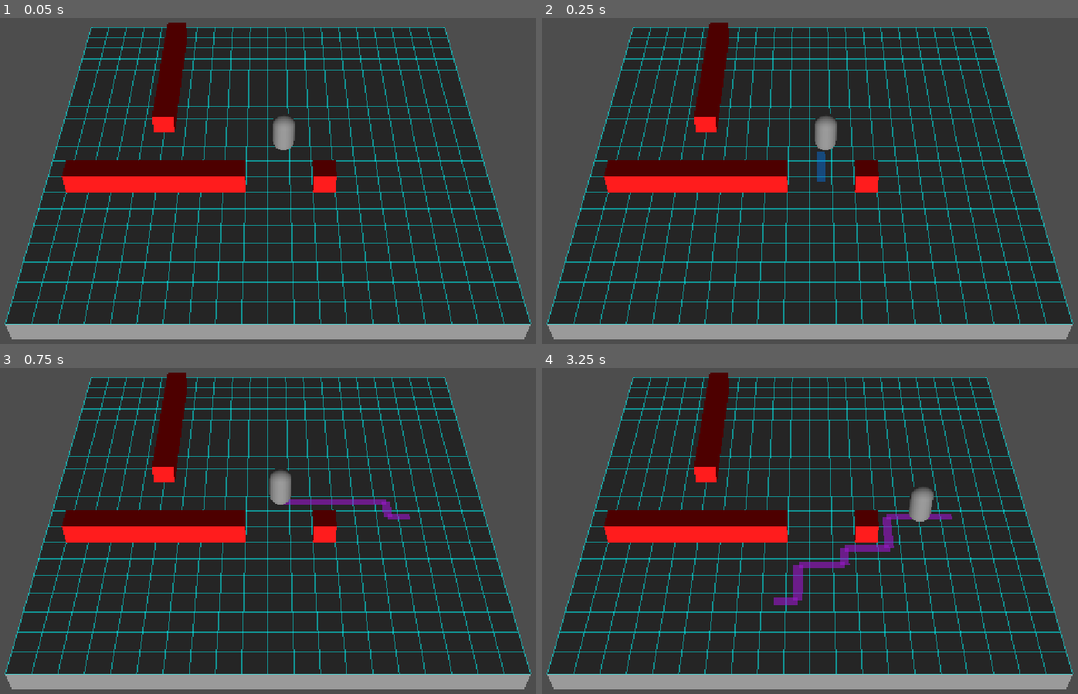
Above: before the commit, frames 1-4 (two rows, left to right).
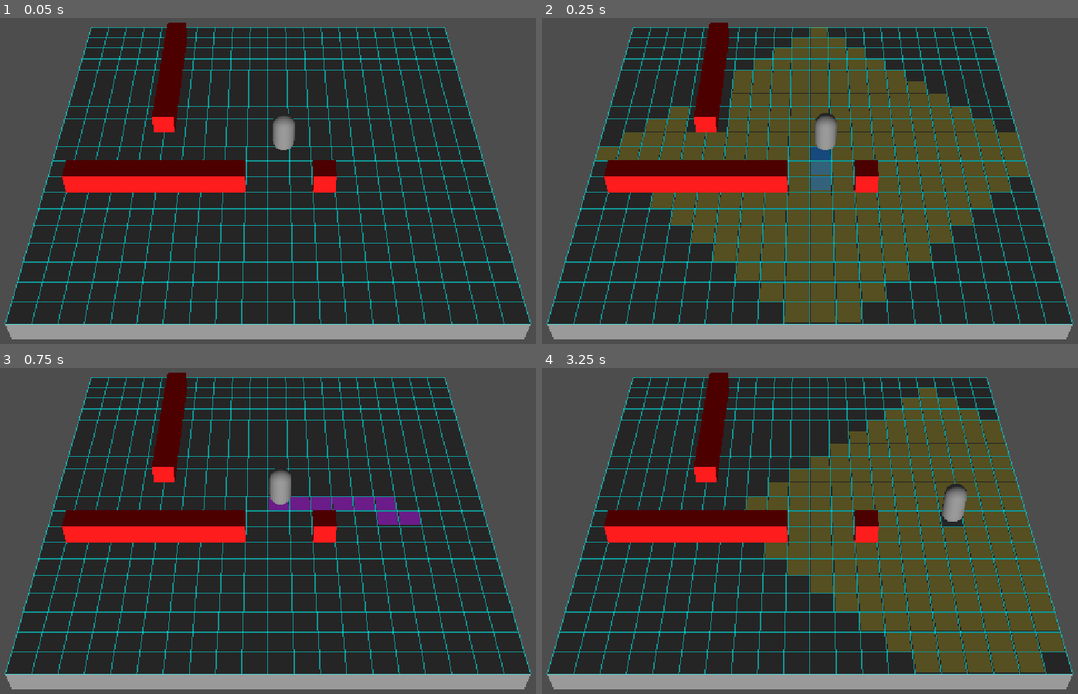
Above: after the commit, the same moments.

Repository: Melo9002/project-fuse-fire-proto-1
Game: Godot game, scene res://levels/prototype_map/prototype_map.tscn
Two runs of this game, one before a commit and one after it. Both use one fixed random seed, a clock stepped at 60 frames per second and the inputs below. The project has no main scene, so this scene is started directly.
Inputs (mouse positions are in pixels of both pictures, inside the frame that each line leads up to):
- Up to frame 1 (0.05 s): no input
- Up to frame 2 (0.25 s): no input
- Up to frame 3 (0.75 s): tap Enter at 0.5 s; move the mouse to (402, 514) at 0.52 s; click (402, 514) at 0.67 s
- Up to frame 4 (3.25 s): move the mouse to (686, 547) at 1.27 s; click (686, 547) at 1.42 s; move the mouse to (874, 456) at 2.02 s; click (874, 456) at 2.17 s; tap Space at 2.75 s; move the mouse to (777, 599) at 2.77 s; click (777, 599) at 2.92 s

Frame 1 is identical in both runs. In frame 2, 31% of the frame differs, in the area x 9-91%, y 2-94%; in frame 3, 0.8%; in frame 4, 27%.

Commit message:
Fix tactical grid, movement bugs and documentation

Diff:
--- a/entities/tactical_unit/tactical_unit.gd
+++ b/entities/tactical_unit/tactical_unit.gd
@@ -6,7 +6,7 @@
 signal movement_finished
 
 @export var movement_speed: float = 5.0
-@export var move_range: int = 20
+@export var move_range: int = 10
 
 var current_path: PackedVector3Array = PackedVector3Array()
 var current_waypoint_idx: int = 0
--- a/levels/prototype_map/battle_controller.gd
+++ b/levels/prototype_map/battle_controller.gd
@@ -7,6 +7,7 @@
 @export var grid_cursor: GridCursor
 @export var path_visualizer: PathVisualizer
 @export var map_floor: CSGBox3D
+@export var grid_manager: GridManager
 
 var pathfinder := Pathfinder.new()
 var current_movement_zone: Array[Vector3i] = []
@@ -37,27 +38,35 @@
 
 	print("3D A* Pathfinding graph fully populated on the floor surface!")
 
-	# --- 2. PHYSICS RAYCAST SCANNER ---
+	# --- 2. PHYSICS VOLUME SCANNER (Godot 4 Shape Query) ---
 	await get_tree().create_timer(0.05).timeout
 	var space_state = get_world_3d().direct_space_state
+
+	# Create a box shape slightly smaller than cell_size to prevent false positives on adjacent grid walls
+	var cell_box := BoxShape3D.new()
+	cell_box.size = Vector3(cell_size * 0.9, 2.0, cell_size * 0.9)
+
+	var query := PhysicsShapeQueryParameters3D.new()
+	query.shape = cell_box
+	query.collide_with_bodies = true
+	query.collide_with_areas = false
+
+	if tactical_unit.has_method("get_rid"):
+		query.exclude = [tactical_unit.get_rid()]
 
 	for grid_pos in pathfinder.grid_to_id_map.keys():
 		var node_id = pathfinder.grid_to_id_map[grid_pos]
 		var world_pos = pathfinder.astar.get_point_position(node_id)
 
-		var ray_start = world_pos + Vector3(0, 10.0, 0)
-		var ray_end = world_pos + Vector3(0, 0.1, 0)
-		var query = PhysicsRayQueryParameters3D.create(ray_start, ray_end)
-		query.hit_from_inside = true
+		# Center the 3D query box over the tile volume
+		query.transform = Transform3D(Basis(), world_pos + Vector3(0, 1.0, 0))
 
-		if tactical_unit.has_method("get_rid"):
-			query.exclude = [tactical_unit.get_rid()]
-
-		var result = space_state.intersect_ray(query)
-		if result:
+		# Query up to 1 collision hit within the tile box
+		var hits = space_state.intersect_shape(query, 1)
+		if not hits.is_empty():
 			pathfinder.disable_cell(grid_pos)
 
-	print("Level physics scan complete! Graph routing paths perfectly updated.")
+	print("Level volume scan complete! Grid routing paths updated.")
 
 	# --- 3. INITIALIZE THE TURN STATE ---
 	update_unit_movement_zone()
--- a/levels/prototype_map/grid_cursor.gd
+++ b/levels/prototype_map/grid_cursor.gd
@@ -1,31 +1,21 @@
 extends Decal
 class_name GridCursor
 
-@export var cell_size: float = 1.0
-@export var highlight_color: Color = Color(1.0, 0.0, 0.0, 0.4) # Semi-transparent Red
+@export var grid_manager: GridManager
+@export var highlight_color: Color = Color(1.0, 0.0, 0.0, 0.4)
 
 func _ready() -> void:
-	# --- RUNTIME TEXTURE GENERATION ---
-	# We create a 16x16 pixel flat texture entirely in RAM so we don't need image files
 	var image := Image.create(16, 16, false, Image.FORMAT_RGBA8)
 	image.fill(highlight_color)
+	self.texture_albedo = ImageTexture.create_from_image(image)
 
-	var texture := ImageTexture.create_from_image(image)
+	var c_size = grid_manager.cell_size if grid_manager else 1.0
+	self.size = Vector3(c_size, 2.0, c_size)
 
-	# Apply this procedural color texture to the Decal projector slot
-	self.texture_albedo = texture
+func update_hover_position(raw_position: Vector3) -> void:
+	if not grid_manager:
+		return
 
-	# Match the physical bounds of the projector box to our exact grid cell scale
-	# Decal size takes a Vector3: (Width, Height/Depth of projection box, Length)
-	self.size = Vector3(cell_size, 2.0, cell_size)
-
-# This function takes the raw mouse hover position and snaps the cursor to that cell center
-func update_hover_position(raw_position: Vector3) -> void:
-	var half_cell = cell_size / 2.0
-
-	var snapped_x = floor(raw_position.x / cell_size) * cell_size + half_cell
-	var snapped_z = floor(raw_position.z / cell_size) * cell_size + half_cell
-
-	# Decals project downwards, so we place it slightly above the floor (Y: 1.0)
-	# This ensures the light completely envelopes the floor plane without clipping
-	global_position = Vector3(snapped_x, 0.1, snapped_z)
+	var center = grid_manager.get_tile_center(raw_position)
+	# Position Decal box center slightly above tile top so it projects cleanly
+	global_position = Vector3(center.x, center.y + 0.5, center.z)
--- /dev/null
+++ b/levels/prototype_map/grid_manager.gd
@@ -0,0 +1,32 @@
+extends Node
+class_name GridManager
+
+@export var cell_size: float = 1.0
+@export var map_floor: CSGBox3D
+
+## Converts discrete grid coordinates to world-center 3D positions.
+func grid_to_world(grid_pos: Vector3i) -> Vector3:
+	if not map_floor:
+		return Vector3.ZERO
+	var half_width = map_floor.size.x / 2.0
+	var half_depth = map_floor.size.z / 2.0
+	var half_cell = cell_size / 2.0
+	var floor_top_y = map_floor.global_position.y + (map_floor.size.y / 2.0)
+
+	var world_x = (float(grid_pos.x) * cell_size) - half_width + half_cell
+	var world_z = (float(grid_pos.z) * cell_size) - half_depth + half_cell
+	return Vector3(world_x, floor_top_y, world_z)
+
+## Converts raw 3D world coordinates into discrete integer grid indices.
+func world_to_grid(pos: Vector3) -> Vector3i:
+	if not map_floor:
+		return Vector3i.ZERO
+	var half_width = map_floor.size.x / 2.0
+	var half_depth = map_floor.size.z / 2.0
+	var x = floori((pos.x + half_width) / cell_size)
+	var z = floori((pos.z + half_depth) / cell_size)
+	return Vector3i(x, 0, z)
+
+## Gets the exact tile center in world space for any raw world coordinate.
+func get_tile_center(world_pos: Vector3) -> Vector3:
+	return grid_to_world(world_to_grid(world_pos))
--- a/levels/prototype_map/path_visualizer.gd
+++ b/levels/prototype_map/path_visualizer.gd
@@ -1,13 +1,13 @@
 extends Node3D
 class_name PathVisualizer
 
-@export var cell_size: float = 1.0
+@export var grid_manager: GridManager
+@export_range(0.0, 0.3, 0.01) var tile_padding: float = 0.08
 
 var range_mesh_instance: MeshInstance3D
 var path_mesh_instance: MeshInstance3D
 
 func _ready() -> void:
-	# Initialize our display layers
 	range_mesh_instance = MeshInstance3D.new()
 	add_child(range_mesh_instance)
 
@@ -15,63 +15,55 @@
 	add_child(path_mesh_instance)
 
 func draw_range_zone(grid_positions: Array[Vector3i], color: Color) -> void:
-	if grid_positions.is_empty():
+	if grid_positions.is_empty() or not grid_manager:
 		clear_range_zone()
 		return
 
 	var st = SurfaceTool.new()
 	st.begin(Mesh.PRIMITIVE_TRIANGLES)
 
-	var pf = get_parent().get("pathfinder")
-	if not pf: return
-
-	var half = cell_size / 2.0
-	var y = 0.05 # Keep it low but visible
+	var visual_cell_size = grid_manager.cell_size * (1.0 - tile_padding)
+	var half = visual_cell_size / 2.0
 
 	for pos in grid_positions:
-		if not pf.grid_to_id_map.has(pos): continue
-		var world_pos = pf.astar.get_point_position(pf.grid_to_id_map[pos])
+		var world_pos = grid_manager.grid_to_world(pos)
+		# Offset Y dynamically above floor surface
+		var y = world_pos.y + 0.03
 
 		var v1 = Vector3(world_pos.x - half, y, world_pos.z - half)
 		var v2 = Vector3(world_pos.x + half, y, world_pos.z - half)
 		var v3 = Vector3(world_pos.x + half, y, world_pos.z + half)
 		var v4 = Vector3(world_pos.x - half, y, world_pos.z + half)
 
-		# Define two triangles explicitly (ensuring they face UP)
 		st.add_vertex(v1); st.add_vertex(v2); st.add_vertex(v3)
 		st.add_vertex(v1); st.add_vertex(v3); st.add_vertex(v4)
 
 	st.generate_normals()
 	range_mesh_instance.mesh = st.commit()
-
-	# FORCE material to be double-sided so it can't be culled
-	var mat = StandardMaterial3D.new()
-	mat.shading_mode = StandardMaterial3D.SHADING_MODE_UNSHADED
-	mat.albedo_color = color
-	mat.transparency = StandardMaterial3D.TRANSPARENCY_ALPHA
-	mat.cull_mode = StandardMaterial3D.CULL_DISABLED # <--- THIS IS THE KEY!
-	range_mesh_instance.material_override = mat
+	range_mesh_instance.material_override = _create_material(color)
 
 func draw_path(path_vectors: PackedVector3Array, color: Color) -> void:
-	if path_vectors.size() < 2:
+	if path_vectors.size() < 1 or not grid_manager:
 		clear_path()
 		return
 
 	var st = SurfaceTool.new()
 	st.begin(Mesh.PRIMITIVE_TRIANGLES)
 
-	var thick = cell_size * 0.2
-	var y = 0.15 # Slightly higher than the range zone so it sits on top
+	var visual_cell_size = grid_manager.cell_size * (1.0 - tile_padding)
+	var half = visual_cell_size / 2.0
 
-	for i in range(path_vectors.size() - 1):
-		var p1 = Vector3(path_vectors[i].x, y, path_vectors[i].z)
-		var p2 = Vector3(path_vectors[i+1].x, y, path_vectors[i+1].z)
+	for pos in path_vectors:
+		# Layer blue path (+0.06) slightly higher than yellow zone (+0.03) to prevent Z-fighting
+		var y = pos.y + 0.06
 
-		var dir = (p2 - p1).normalized()
-		var lat = Vector3(-dir.z, 0, dir.x) * thick
+		var v1 = Vector3(pos.x - half, y, pos.z - half)
+		var v2 = Vector3(pos.x + half, y, pos.z - half)
+		var v3 = Vector3(pos.x + half, y, pos.z + half)
+		var v4 = Vector3(pos.x - half, y, pos.z + half)
 
-		st.add_triangle_fan([p1 - lat, p1 + lat, p2 + lat])
-		st.add_triangle_fan([p1 - lat, p2 + lat, p2 - lat])
+		st.add_vertex(v1); st.add_vertex(v2); st.add_vertex(v3)
+		st.add_vertex(v1); st.add_vertex(v3); st.add_vertex(v4)
 
 	st.generate_normals()
 	path_mesh_instance.mesh = st.commit()
@@ -79,7 +71,7 @@
 
 func _create_material(color: Color) -> StandardMaterial3D:
 	var mat = StandardMaterial3D.new()
-	mat.resource_local_to_scene = true # <--- THIS IS THE MAGIC FIX
+	mat.resource_local_to_scene = true
 	mat.shading_mode = StandardMaterial3D.SHADING_MODE_UNSHADED
 	mat.albedo_color = color
 	mat.transparency = StandardMaterial3D.TRANSPARENCY_ALPHA
--- a/levels/prototype_map/prototype_map.tscn
+++ b/levels/prototype_map/prototype_map.tscn
@@ -6,6 +6,7 @@
 [ext_resource type="PackedScene" uid="uid://c7nrcruyj4khu" path="res://entities/tactical_unit/tactical_unit.tscn" id="4_tsi40"]
 [ext_resource type="Script" uid="uid://cf02ctu30b6hm" path="res://levels/prototype_map/grid_cursor.gd" id="5_q85eh"]
 [ext_resource type="Script" uid="uid://ddyyfvx30kuoe" path="res://levels/prototype_map/path_visualizer.gd" id="6_8rqs0"]
+[ext_resource type="Script" uid="uid://xam0a3oofrn" path="res://levels/prototype_map/grid_manager.gd" id="7_ao12l"]
 
 [sub_resource type="Environment" id="Environment_8x357"]
 
@@ -57,13 +58,14 @@
 script = ExtResource("1_822c8")
 camera = NodePath("../Camera3D")
 
-[node name="BattleController" type="Node3D" parent="." unique_id=1810984402 node_paths=PackedStringArray("tactical_unit", "mouse_raycaster", "grid_cursor", "path_visualizer", "map_floor")]
+[node name="BattleController" type="Node3D" parent="." unique_id=1810984402 node_paths=PackedStringArray("tactical_unit", "mouse_raycaster", "grid_cursor", "path_visualizer", "map_floor", "grid_manager")]
 script = ExtResource("3_fg2v6")
 tactical_unit = NodePath("../TacticalUnit")
 mouse_raycaster = NodePath("../MouseRaycaster")
 grid_cursor = NodePath("../GridCursor")
 path_visualizer = NodePath("../PathVisualizer")
 map_floor = NodePath("../MapFloor")
+grid_manager = NodePath("../GridManager")
 
 [node name="TacticalUnit" parent="." unique_id=225498665 instance=ExtResource("4_tsi40")]
 transform = Transform3D(1, 0, 0, 0, 1, 0, 0, 0, 1, 0.72652817, 1.000001, 0.05766487)
@@ -73,10 +75,16 @@
 script = ExtResource("4_q85eh")
 target_floor = NodePath("../MapFloor")
 
-[node name="GridCursor" type="Decal" parent="." unique_id=535165235]
+[node name="GridCursor" type="Decal" parent="." unique_id=535165235 node_paths=PackedStringArray("grid_manager")]
 layers = 2
 script = ExtResource("5_q85eh")
+grid_manager = NodePath("../GridManager")
 highlight_color = Color(0.9999594, 0.122358926, 0.10734794, 0.8)
 
-[node name="PathVisualizer" type="Node3D" parent="." unique_id=916084487]
+[node name="PathVisualizer" type="Node3D" parent="." unique_id=916084487 node_paths=PackedStringArray("grid_manager")]
 script = ExtResource("6_8rqs0")
+grid_manager = NodePath("../GridManager")
+
+[node name="GridManager" type="Node" parent="." unique_id=1914214414 node_paths=PackedStringArray("map_floor")]
+script = ExtResource("7_ao12l")
+map_floor = NodePath("../MapFloor")
Not shown, added: levels/prototype_map/grid_manager.gd.uid
